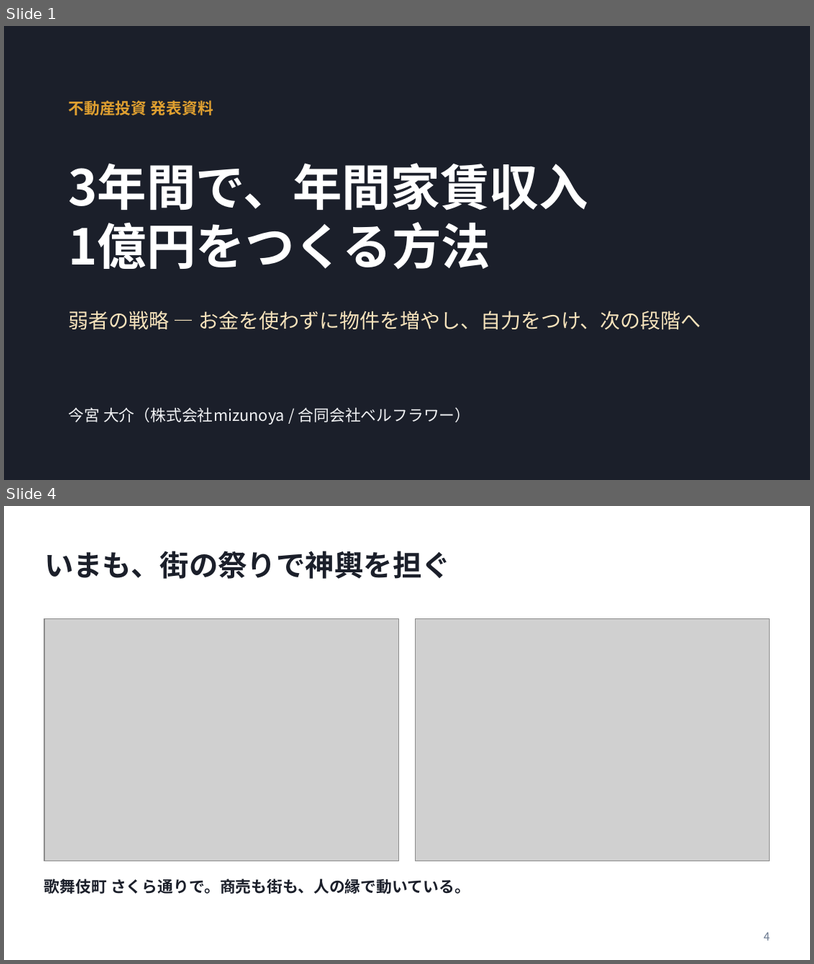
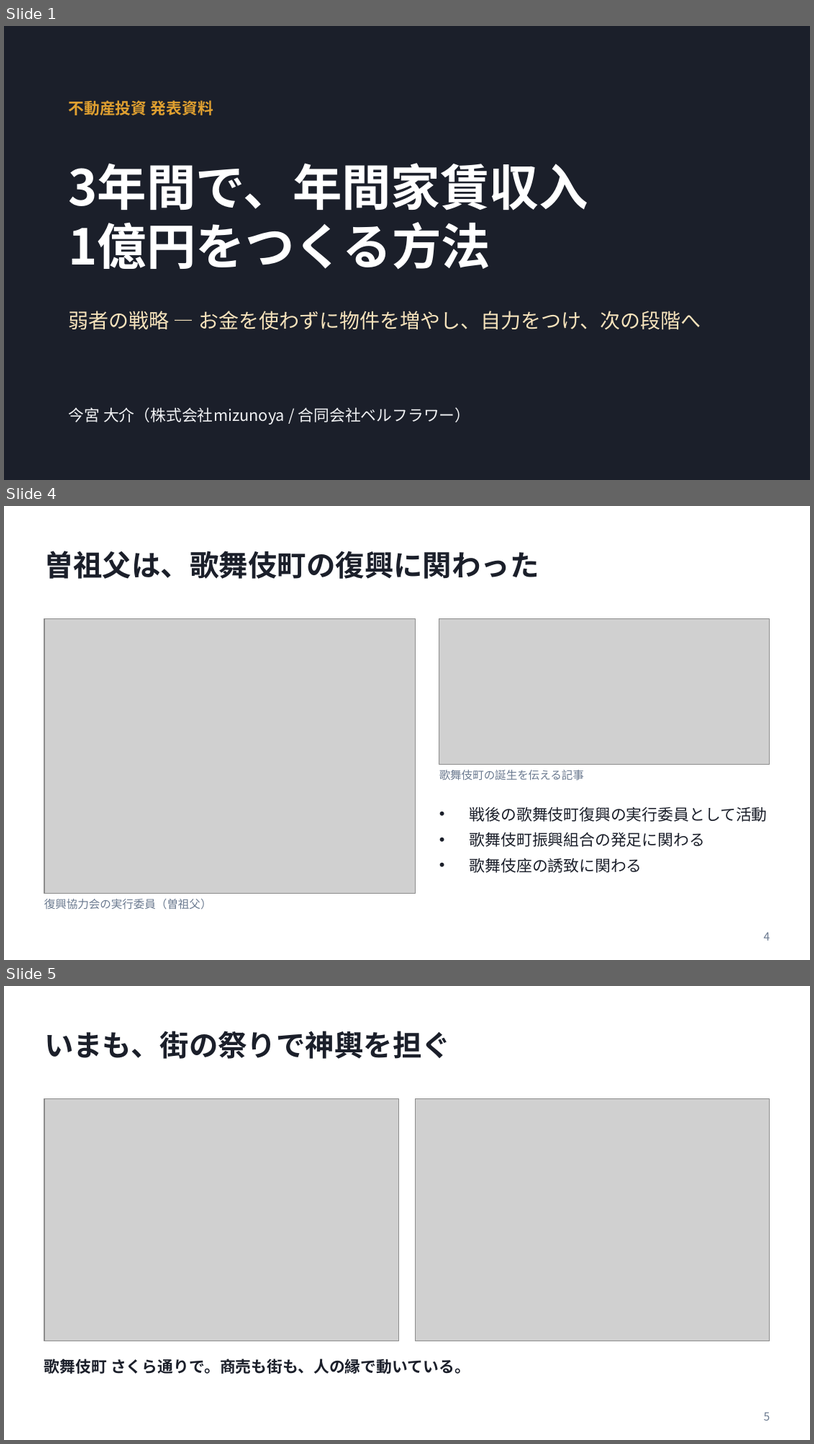
Before and after one commit to daisuke2009/avatars1, a slide deck: presentations/20261023_弱者の戦略_発表資料.pptx. Shown one above the other, each under a label of ours: slides 1 and 4 before the commit, slides 1, 4 and 5 after it; the slides between them are not shown. The pictures are 814x964 and 814x1444 pixels, drawn with LibreOffice and Linux fonts; fonts in the diff are those of the drawing; grey boxes stand for pictures. Boxes give left, top, right and bottom in pixels: in the first picture for what was removed or moved away, otherwise in the second. Text is boxed around its words. In the diff, an @@ line names an element or a change of style, - is before the commit and + after.

```diff
--- a/presentations/20261023_弱者の戦略_発表資料.pptx
+++ b/presentations/20261023_弱者の戦略_発表資料.pptx
@@ slide 4 added at (4, 506, 810, 960), background #FFFFFF @@
@@ title added at (44, 551, 540, 579), 26 pt, text #1B1F2A, bold @@
+曽祖父は、歌舞伎町の復興に関わった
@@ picture added at (44, 619, 415, 893) @@
@@ picture added at (440, 619, 770, 764) @@
@@ text added at (440, 770, 584, 780), 10 pt, text #6B7A90 @@
+歌舞伎町の誕生を伝える記事
@@ text added at (470, 806, 768, 872), 14 pt, text #1B1F2A @@
+• 戦後の歌舞伎町復興の実行委員として活動
+• 歌舞伎町振興組合の発足に関わる
+• 歌舞伎座の誘致に関わる
@@ text added at (44, 898, 212, 909), 10 pt, text #6B7A90 @@
+復興協力会の実行委員（曽祖父）
@@ page number added at (764, 932, 771, 940), 10 pt, text #6B7A90 @@
+4
@@ what was slide 4 is now slide 5 @@
@@ page number at (764, 1412, 771, 1420): text changed @@
-4
+5
```
Also in this commit, not shown: 7 slides changed, 4 other slides added.
